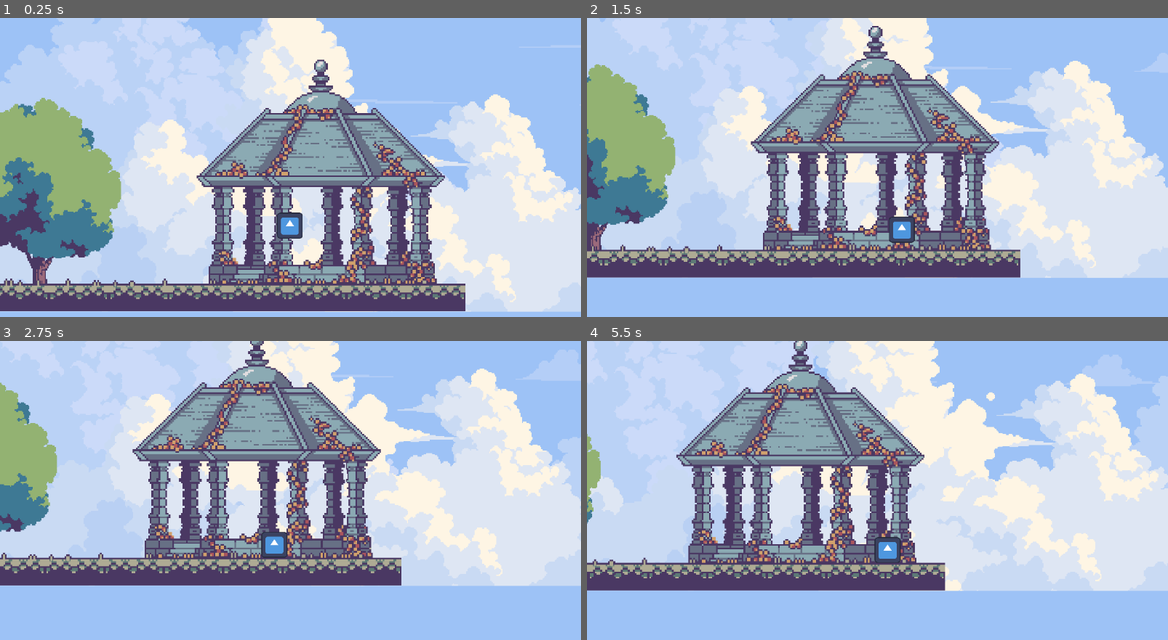
Above: before the commit, frames 1-4 (two rows, left to right).
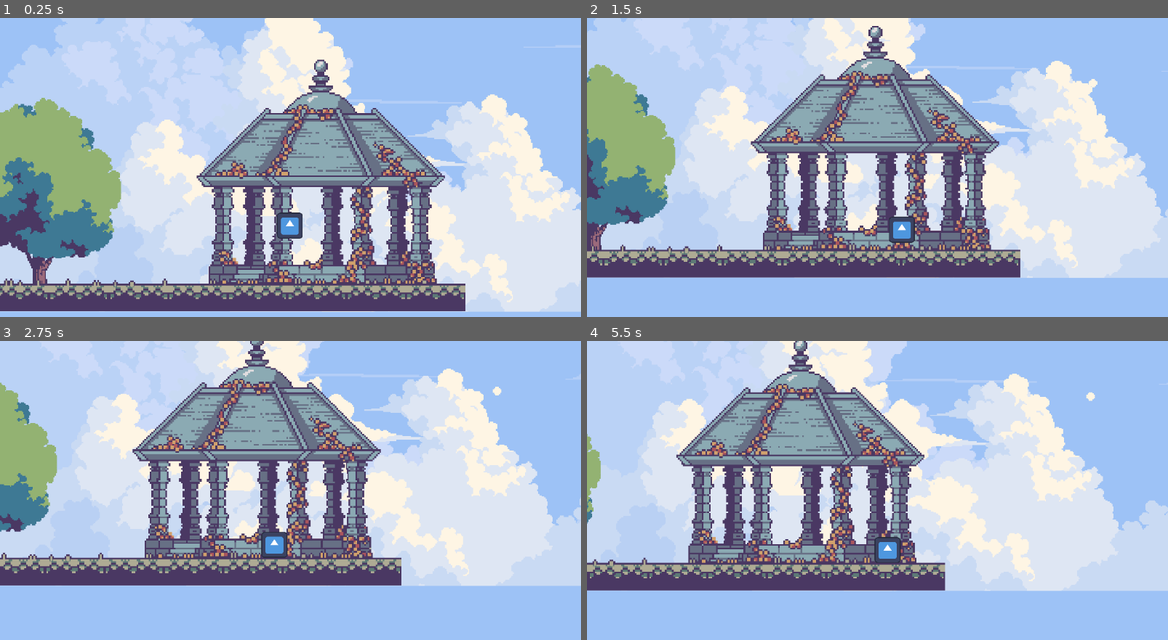
Above: after the commit, the same moments.

Repository: zadzaza/ThePictureOfDorianGray
Game: Godot game, scene res://Scenes/Prologue/prologue_scene.tscn
The game is run twice, just before and just after one commit, with the same random seed, the same clock (stepped at 60 frames per second) and the same inputs. The project has no main scene, so this scene is started directly. The engine's default icon, where the game draws it, is replaced by a stand-in: a white triangle on a blue panel in a dark square.
Inputs:
- Up to frame 1 (0.25 s): no input
- Up to frame 2 (1.5 s): tap Enter (ui_accept) at 0.5, 0.77 s; hold Right (ui_right) from 0.53 s (still down)
- Up to frame 3 (2.75 s): tap Enter (ui_accept) at 1.52 s; release Right (ui_right) at 2.03 s; hold Left (ui_left) from 2.03 s (still down)
- Up to frame 4 (5.5 s): release Left (ui_left) at 2.78 s; hold Right (ui_right) 2.78-4.28 s; tap Enter (ui_accept) at 3.02, 3.77, 4.52 s; hold Left (ui_left) 4.28-5.03 s; hold Right (ui_right) from 5.03 s (still down)

The runs differ from the first frame. In frame 1, 2.9% of the frame differs, in the area x 0-100%, y 0-99%; in frame 2, 10%; in frame 3, 15%; in frame 4, 22%, in the area x 9-100%, y 0-84%.

Commit message:
git add

Diff:
--- a/Scenes/sky_background.tscn
+++ b/Scenes/sky_background.tscn
@@ -23,6 +23,8 @@
 [node name="ParallaxLayer2" type="ParallaxLayer" parent="ParallaxBackground"]
 position = Vector2(575, -373)
 motion_mirroring = Vector2(6912, 0)
+script = ExtResource("4_q4mxk")
+CLOUD_SPEED = 90
 
 [node name="3" type="Sprite2D" parent="ParallaxBackground/ParallaxLayer2"]
 position = Vector2(1158, 54)
@@ -37,6 +39,8 @@
 [node name="ParallaxLayer3" type="ParallaxLayer" parent="ParallaxBackground"]
 position = Vector2(575, -373)
 motion_mirroring = Vector2(6912, 0)
+script = ExtResource("4_q4mxk")
+CLOUD_SPEED = 70
 
 [node name="4" type="Sprite2D" parent="ParallaxBackground/ParallaxLayer3"]
 position = Vector2(1158, 50)
@@ -52,7 +56,7 @@
 position = Vector2(575, -373)
 motion_mirroring = Vector2(6912, 0)
 script = ExtResource("4_q4mxk")
-CLOUD_SPEED = 100
+CLOUD_SPEED = 40
 
 [node name="5" type="Sprite2D" parent="ParallaxBackground/ParallaxLayer4"]
 position = Vector2(1160, 52)
--- a/Scripts/cloud_movement.gd
+++ b/Scripts/cloud_movement.gd
@@ -1,6 +1,6 @@
 extends ParallaxLayer
 
-@export var CLOUD_SPEED = -15
+@export var CLOUD_SPEED: int
 
 func _process(delta):
 	self.motion_offset.x += CLOUD_SPEED * delta
